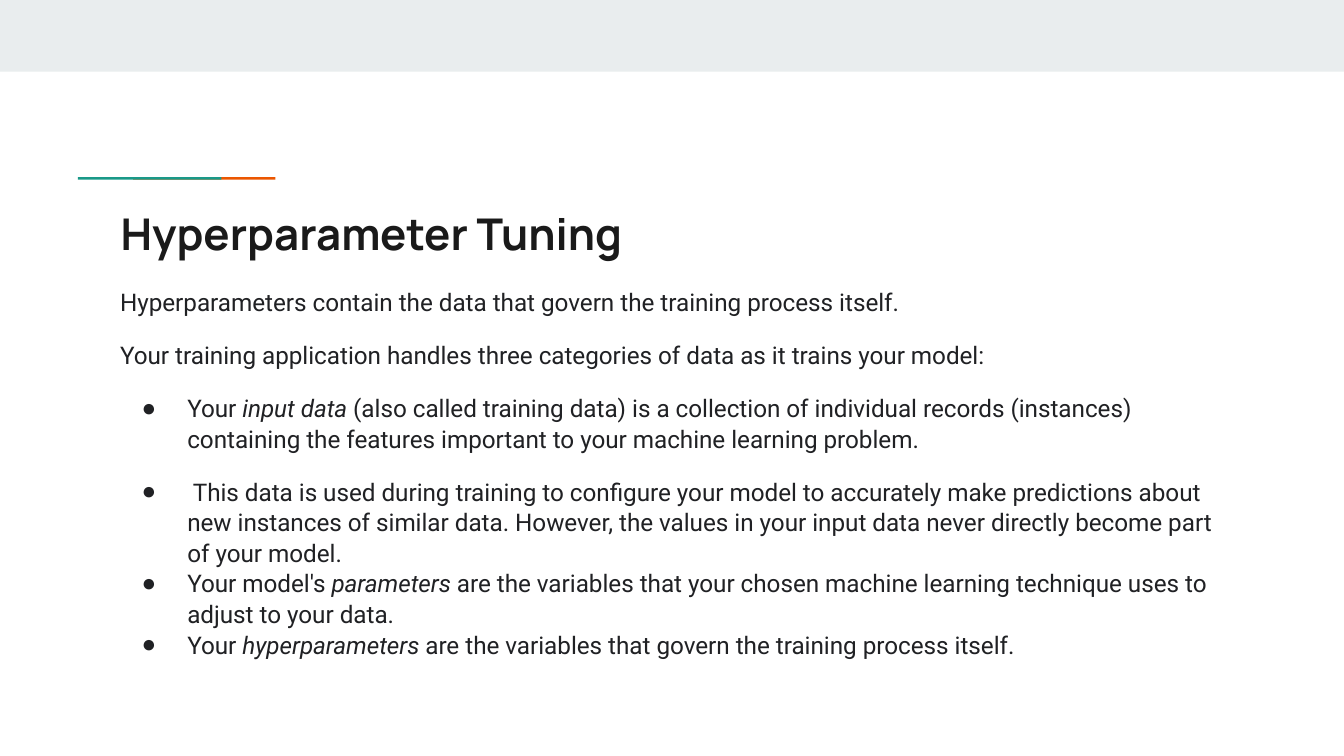
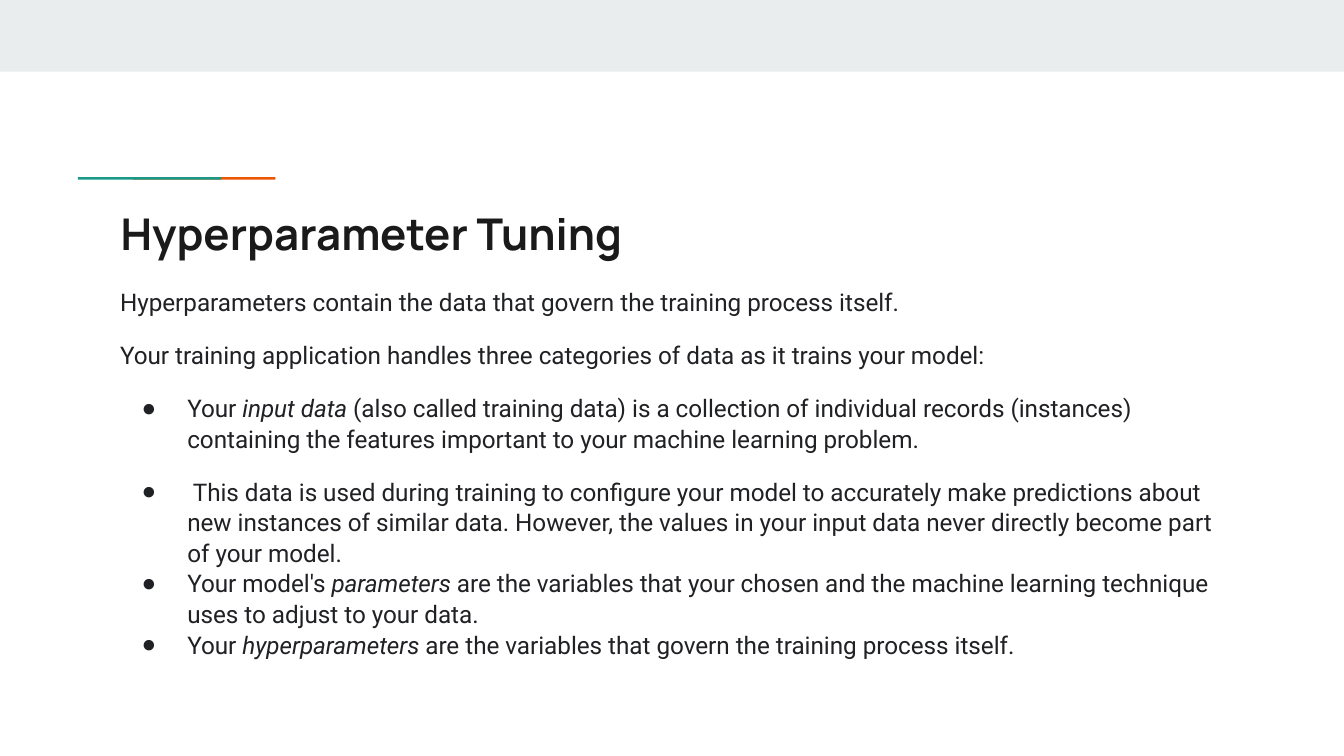
Before and after one commit to rajat-singh1999/MCA, a slide deck: slide 5 of references for set/code/review 1.pptx. Drawn at 1344x756 pixels with LibreOffice and Linux fonts; fonts in the diff are those of the drawing. Boxes give left, top, right and bottom in pixels: in the first picture for what was removed or moved away, otherwise in the second. Text is boxed around its words. In the diff, an @@ line names an element or a change of style, - is before the commit and + after.

```diff
--- a/references for set/code/review 1.pptx
+++ b/references for set/code/review 1.pptx
@@ text at (x1=187, y1=573, x2=1208, y2=628): text changed @@
-● Your model's parameters are the variables that your chosen machine learning technique uses to adjust to your data.
+● Your model's parameters are the variables that your chosen and the machine learning technique uses to adjust to your data.
```
Also in this commit, not shown: 28 other files.
